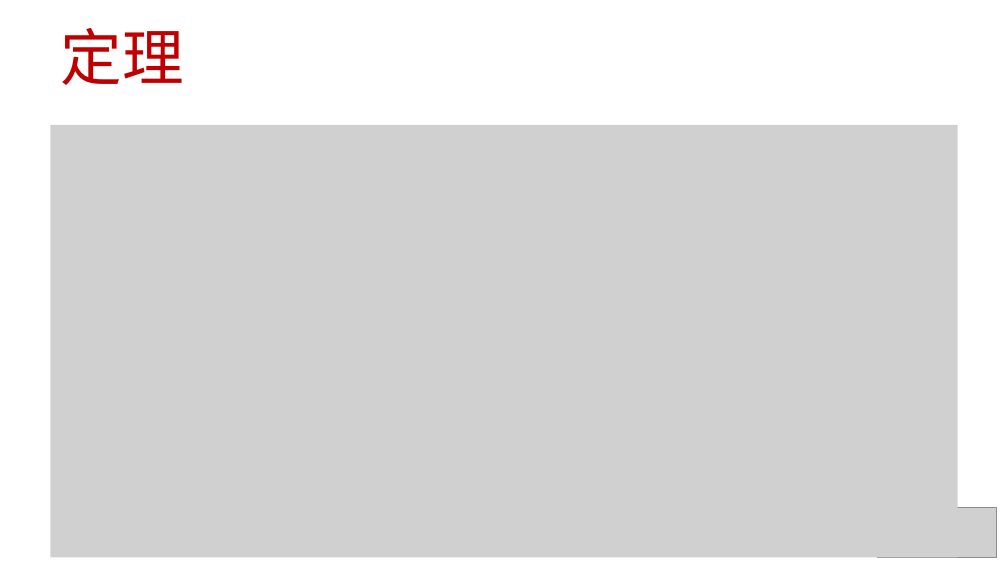
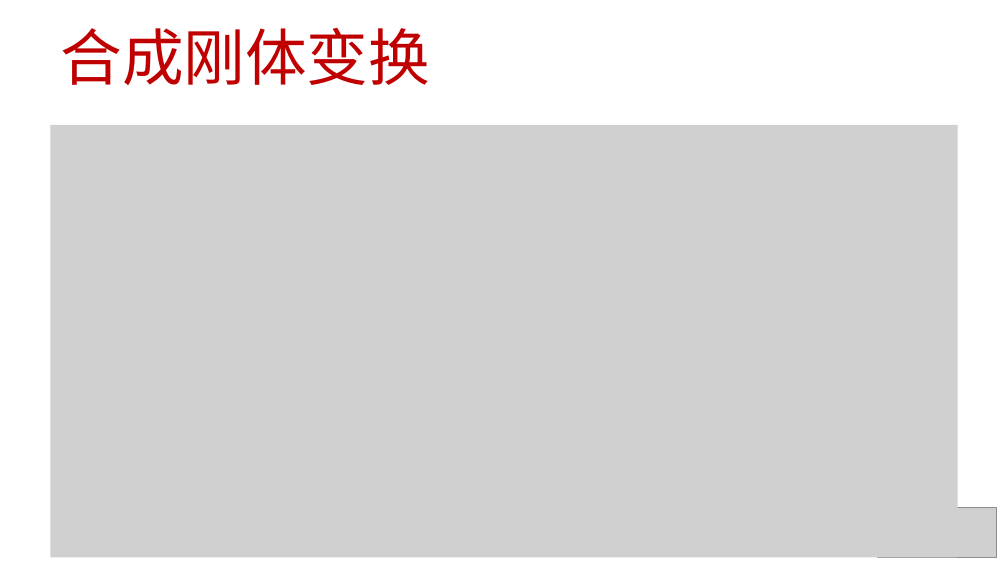
Before and after one commit to 0000duck/ComputerGraphicsBasics, a slide deck: slide 2 of PPT/36_刚体变换2of2.pptx. Drawn at 1008x567 pixels with LibreOffice and Linux fonts; fonts in the diff are those of the drawing; grey boxes stand for pictures. Boxes give left, top, right and bottom in pixels: in the first picture for what was removed or moved away, otherwise in the second. Text is boxed around its words. In the diff, an @@ line names an element or a change of style, - is before the commit and + after.

```diff
--- a/PPT/36_刚体变换2of2.pptx
+++ b/PPT/36_刚体变换2of2.pptx
@@ title at (x1=60, y1=28, x2=430, y2=85): text changed @@
-定理
+合成刚体变换
```
Also in this commit, not shown: 1 other slide changed.
